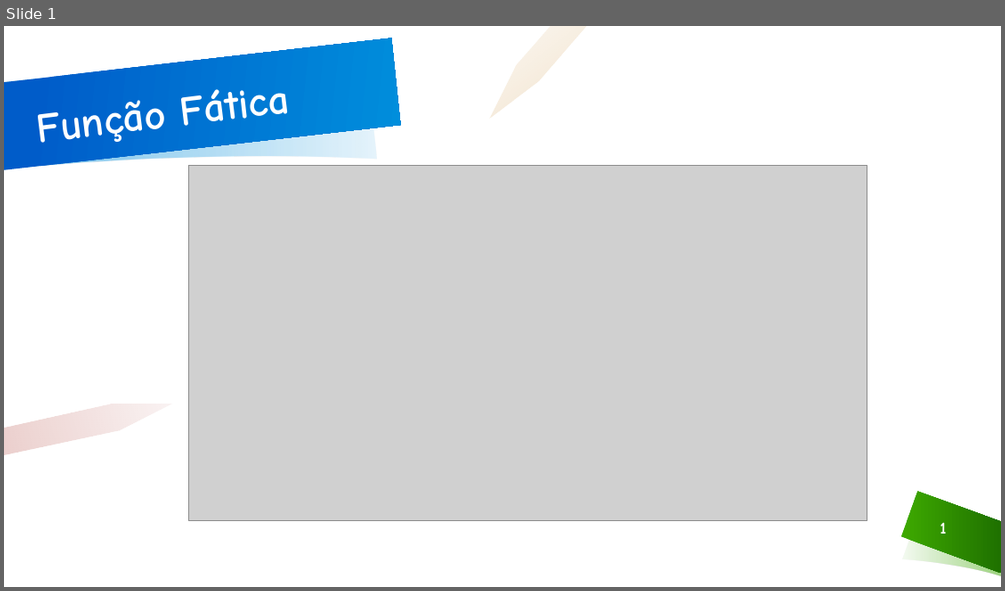
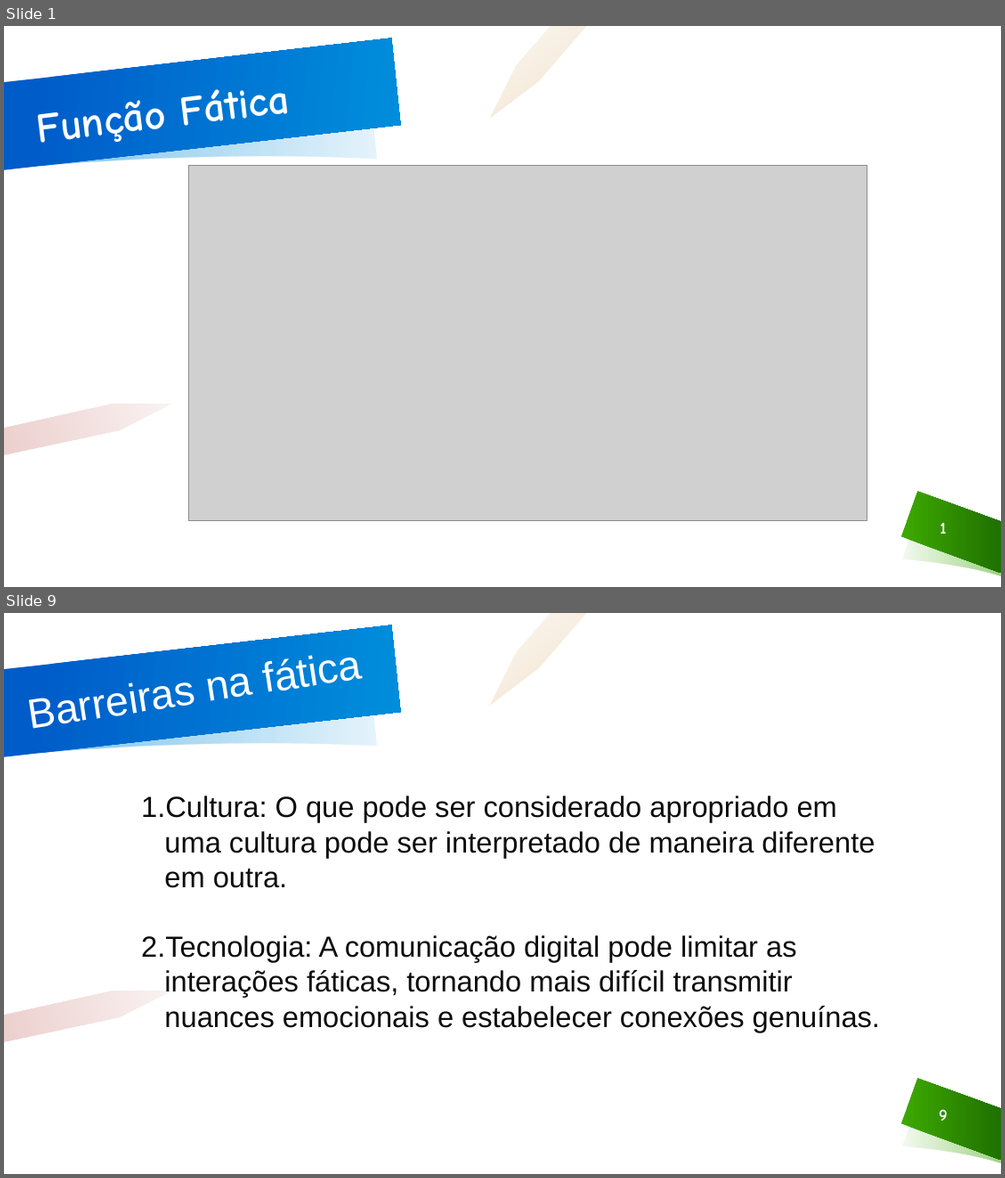
Before and after one commit to 1phantm1/SeminarioPT, a slide deck: funcaoFatica.pptx. Shown one above the other, each under a label of ours: slide 1 before the commit, slides 1 and 9 after it; the slides between them are not shown. The pictures are 1005x591 and 1005x1178 pixels, drawn with LibreOffice and Linux fonts; fonts in the diff are those of the drawing; grey boxes stand for pictures; background and template pictures are left out. Boxes give left, top, right and bottom in pixels: in the first picture for what was removed or moved away, otherwise in the second. Text is boxed around its words. In the diff, an @@ line names an element or a change of style, - is before the commit and + after.

```diff
--- a/funcaoFatica.pptx
+++ b/funcaoFatica.pptx
@@ slide 9 added at (x1=4, y1=613, x2=1001, y2=1174), background #FFFFFF; not listed: 6 template elements that a slide beside it also shows @@
@@ text added at (x1=16, y1=620, x2=451, y2=743), 40 pt, text #FFFFFF @@
+Barreiras na fática
@@ text added at (x1=141, y1=795, x2=880, y2=1032), 28 pt, text #0D0D0D @@
+  1. Cultura: O que pode ser considerado apropriado em uma cultura pode ser interpretado de maneira diferente em outra.
+  2. Tecnologia: A comunicação digital pode limitar as interações fáticas, tornando mais difícil transmitir nuances emocionais e estabelecer conexões genuínas.
@@ page number added at (x1=938, y1=1109, x2=947, y2=1120), 16 pt, text #FFFFFF, bold @@
+9
```
Also in this commit, not shown: 4 slides changed, 7 other slides added, 4 slides removed, 2 other files.
